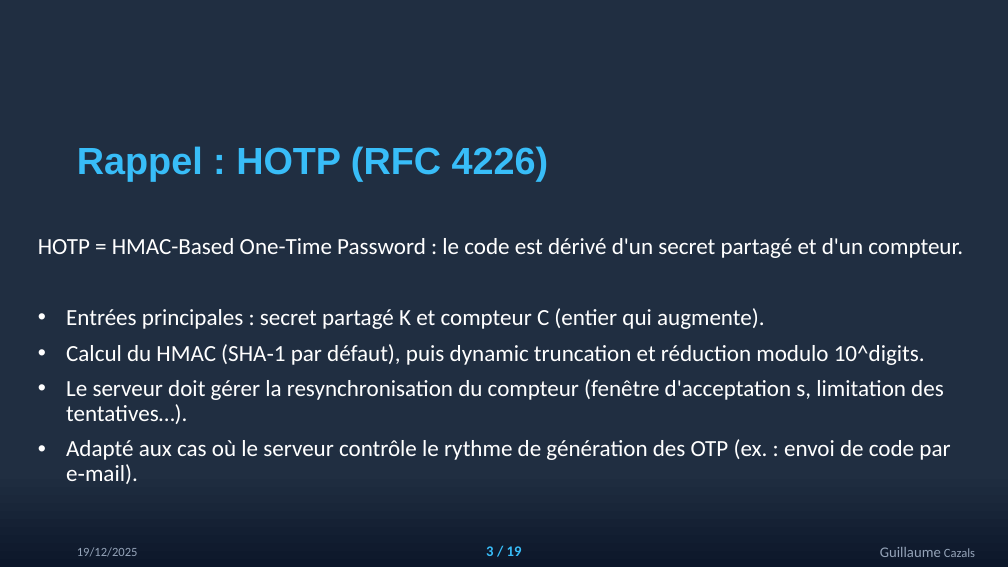
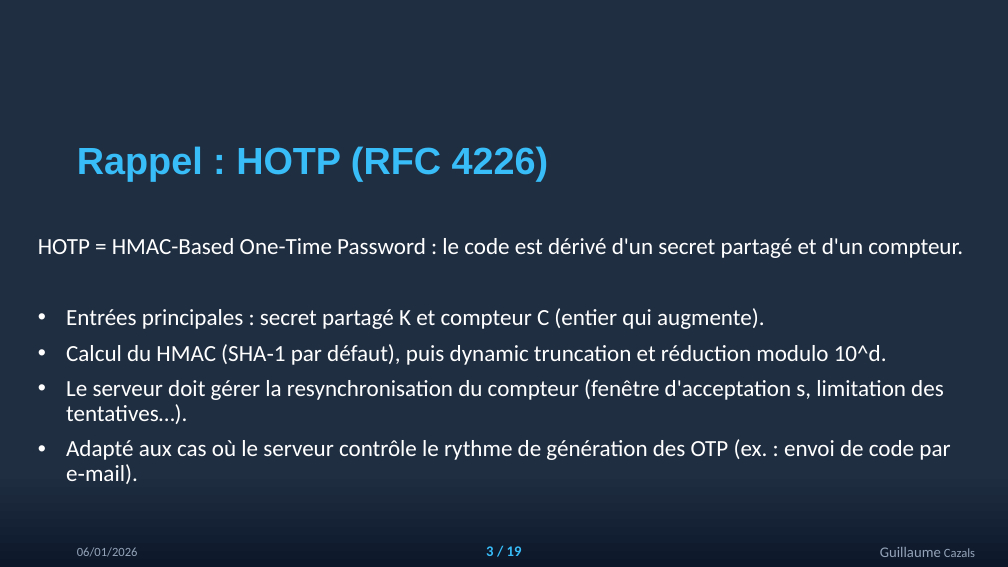
Before and after one commit to guillaumecnam2023-tech/kelio, a slide deck: slide 4 of docs/TOTP.pptx. Drawn at 1008x567 pixels with LibreOffice and Linux fonts; fonts in the diff are those of the drawing. Boxes give left, top, right and bottom in pixels: in the first picture for what was removed or moved away, otherwise in the second. Text is boxed around its words. In the diff, an @@ line names an element or a change of style, - is before the commit and + after.

```diff
--- a/docs/TOTP.pptx
+++ b/docs/TOTP.pptx
@@ subtitle at [66, 344, 887, 365]: text changed @@
-• Calcul du HMAC (SHA‑1 par défaut), puis dynamic truncation et réduction modulo 10^digits.
+• Calcul du HMAC (SHA‑1 par défaut), puis dynamic truncation et réduction modulo 10^d.
@@ text at [77, 547, 138, 557]: text changed @@
-19/12/2025
+06/01/2026
```
Also in this commit, not shown: 18 other slides changed, 5 other files.
